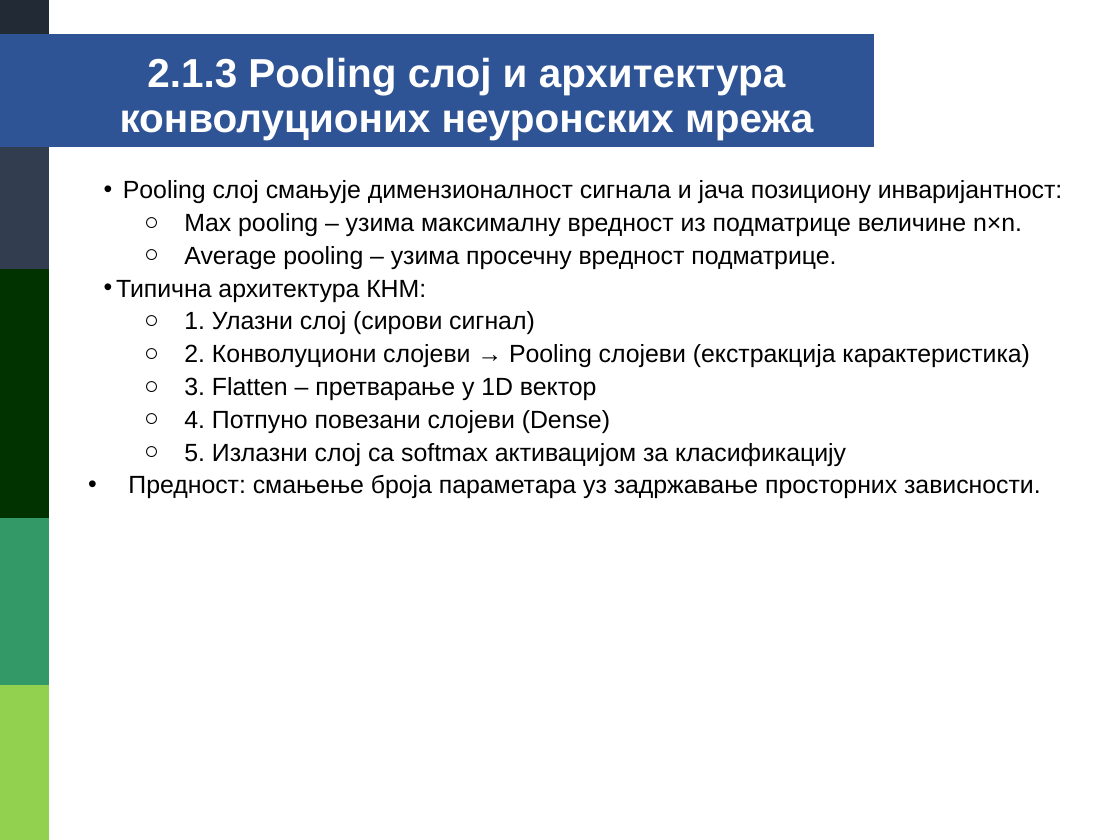
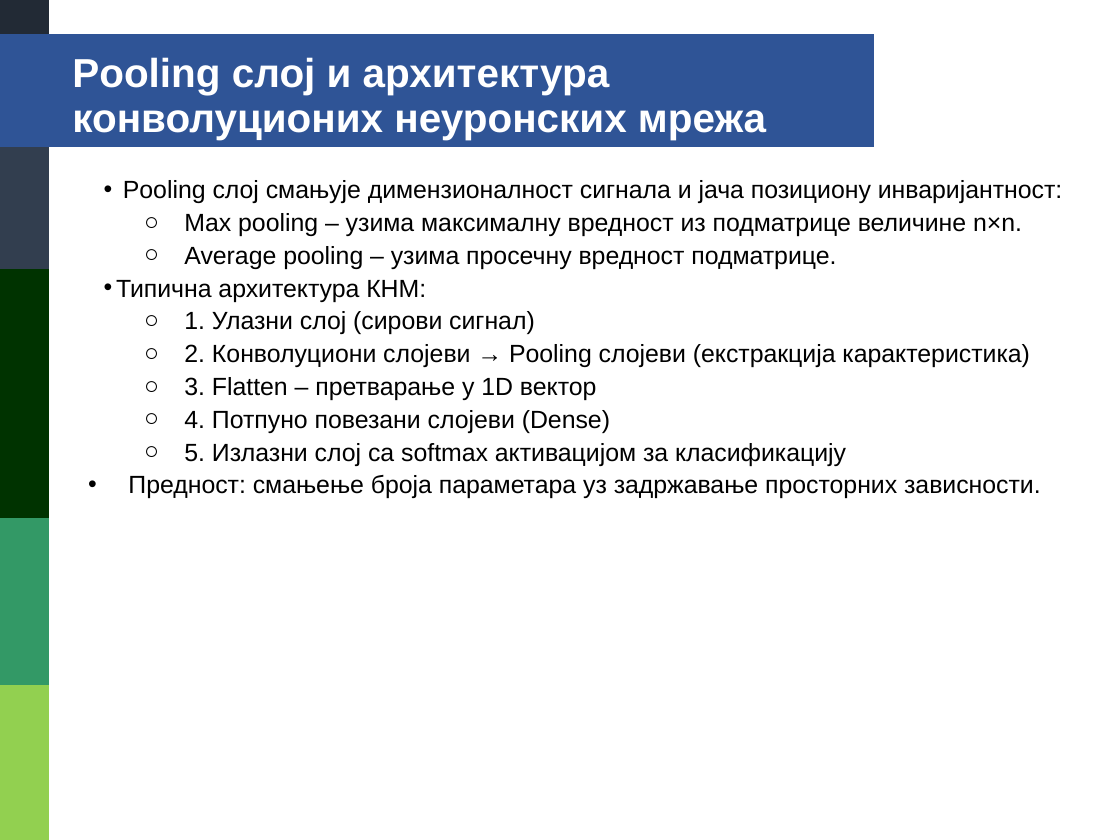
Before and after one commit to danilo-milosevic/ml-audio, a slide deck: slide 14 of drugi_deo/prezentacija/DaniloMilosevic1732.pptx (slide 15 before the commit). Drawn at 1120x840 pixels with LibreOffice and Linux fonts; fonts in the diff are those of the drawing. Boxes give left, top, right and bottom in pixels: in the first picture for what was removed or moved away, otherwise in the second. Text is boxed around its words. In the diff, an @@ line names an element or a change of style, - is before the commit and + after.

```diff
--- a/drugi_deo/prezentacija/DaniloMilosevic1732.pptx
+++ b/drugi_deo/prezentacija/DaniloMilosevic1732.pptx
@@ text at [72, 57, 766, 140]: text changed @@
-2.1.3 Pooling слој и архитектура конволуционих неуронских мрежа
+Pooling слој и архитектура конволуционих неуронских мрежа
```
Also in this commit, not shown: 53 other slides changed, 8 slides added, 2 slides removed.
